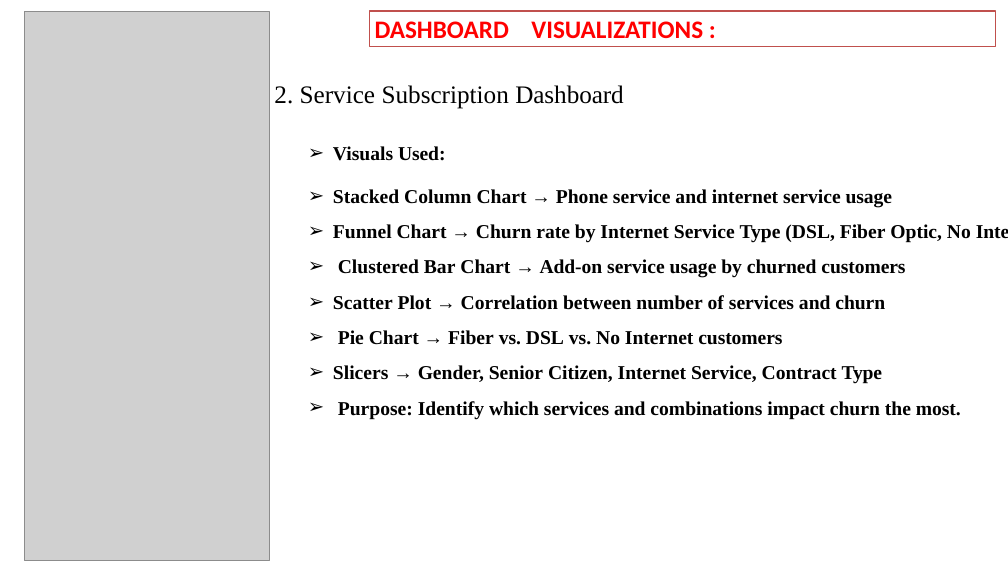
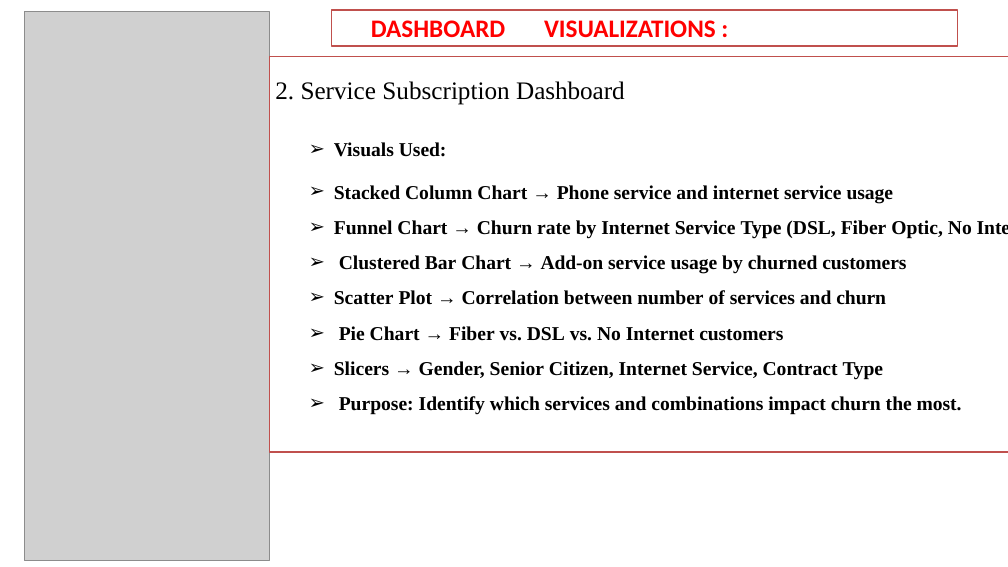
Before and after one commit to yuvaraju0200/telecom-customer-churn-analysis, a slide deck: slide 8 of Red and Green Modern Customer Support Presentation (1).pptx. Drawn at 1008x567 pixels with LibreOffice and Linux fonts; fonts in the diff are those of the drawing; grey boxes stand for pictures. Boxes give left, top, right and bottom in pixels: in the first picture for what was removed or moved away, otherwise in the second. Text is boxed around its words. In the diff, an @@ line names an element or a change of style, - is before the commit and + after.

```diff
--- a/Red and Green Modern Customer Support Presentation (1).pptx
+++ b/Red and Green Modern Customer Support Presentation (1).pptx
@@ rectangle "DASHBOARD VISUALIZATIONS :": place and size @@
-rectangle "DASHBOARD VISUALIZATIONS :" at bbox=[369, 11, 995, 47]
+rectangle "DASHBOARD VISUALIZATIONS :" at bbox=[332, 10, 958, 46]
@@ rectangle "2. Service Subscription Dashboard": place and size @@
-rectangle "2. Service Subscription Dashboard" at bbox=[274, 85, 971, 420]
+rectangle "2. Service Subscription Dashboard" at bbox=[270, 56, 1008, 452]
@@ rectangle "2. Service Subscription Dashboard" at bbox=[270, 56, 1008, 452]: fill none to #FFFFFF; outline none to #C0504D 2 pt @@
```
Also in this commit, not shown: 8 other slides changed, 4 slides added, 5 slides removed.
